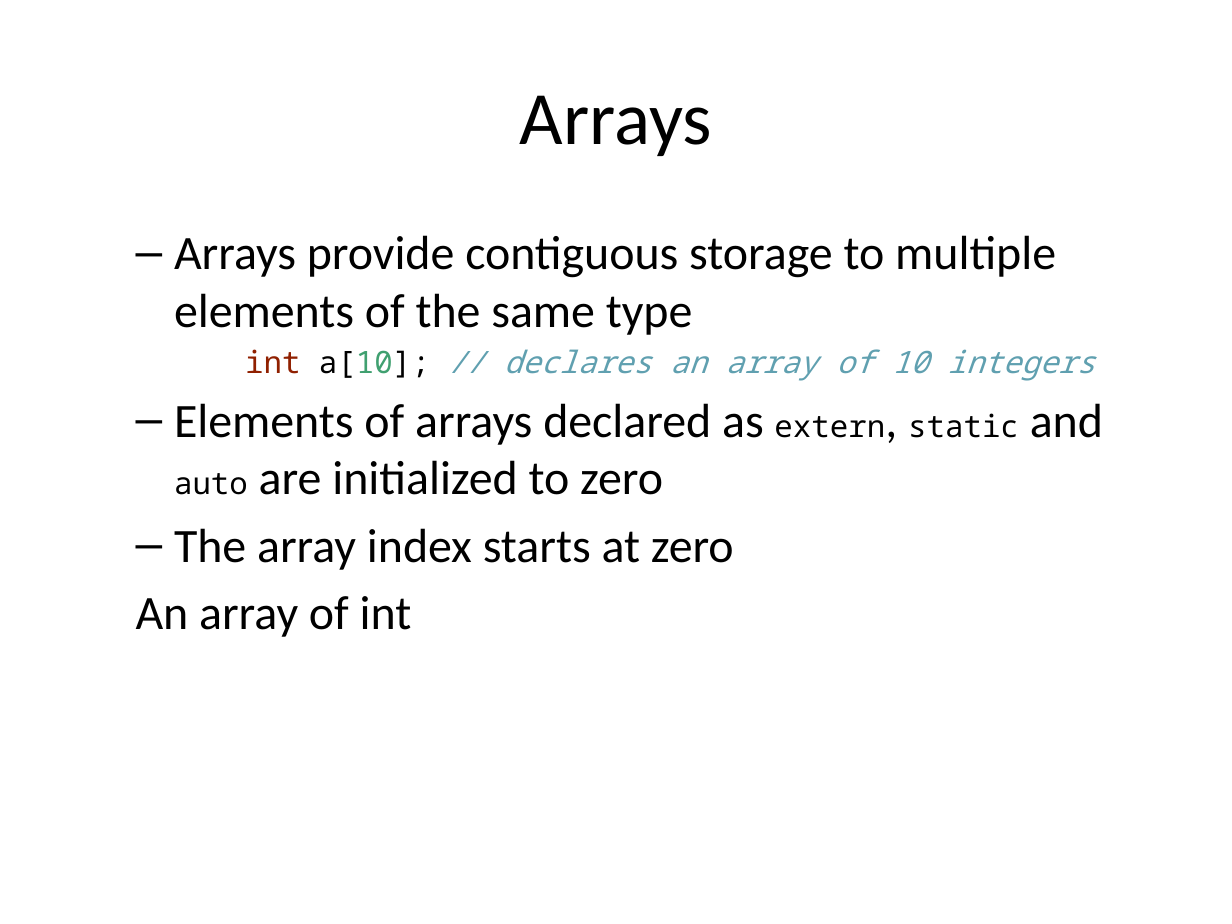
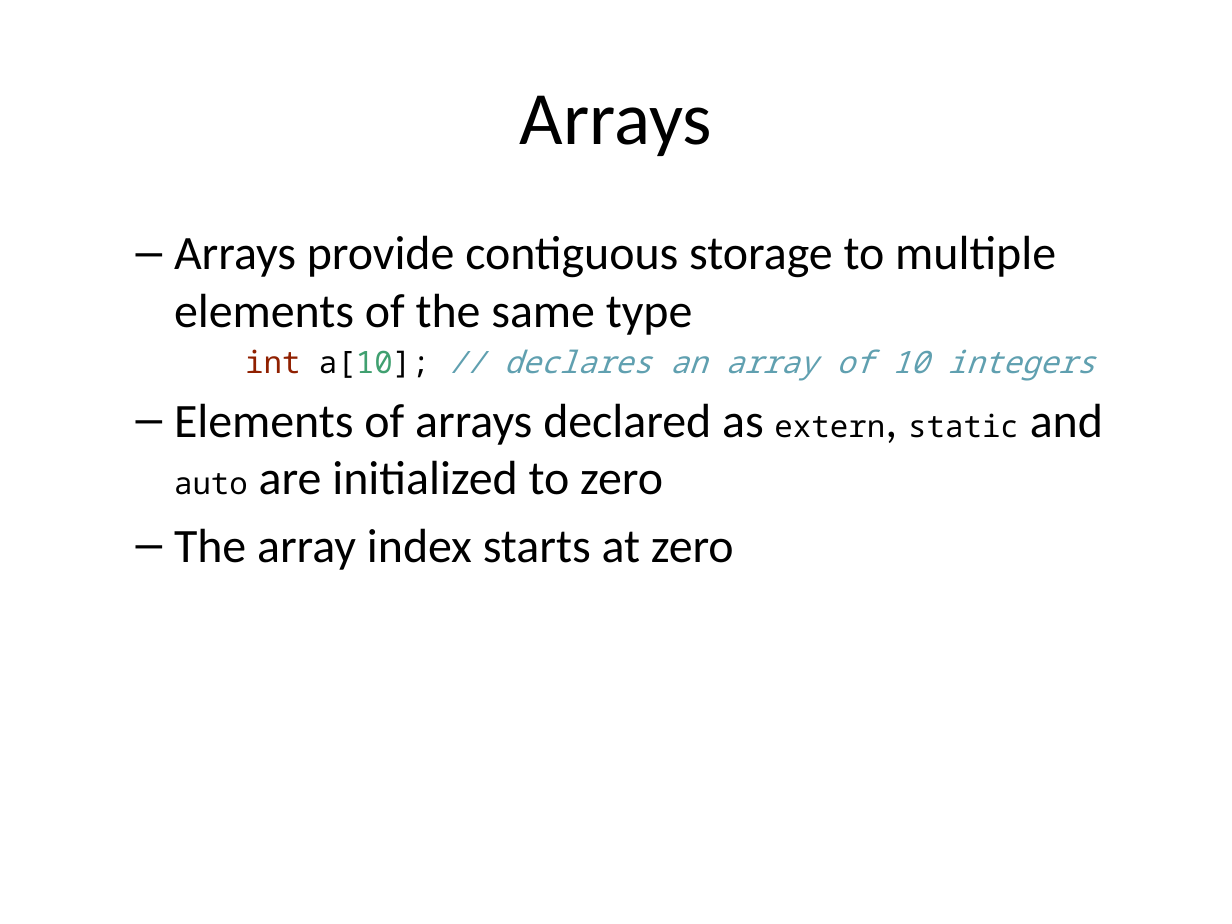
Before and after one commit to tewarid/course-c, a slide deck: slide 93 of slides.pptx (slide 91 before the commit). Drawn at 1232x924 pixels with LibreOffice and Linux fonts; fonts in the diff are those of the drawing. Boxes give left, top, right and bottom in pixels: in the first picture for what was removed or moved away, otherwise in the second. Text is boxed around its words. In the diff, an @@ line names an element or a change of style, - is before the commit and + after.

```diff
--- a/slides.pptx
+++ b/slides.pptx
@@ text at (x1=136, y1=596, x2=412, y2=637): paragraph removed @@
-  An array of int
```
Also in this commit, not shown: 8 other slides changed, 2 slides added, 2 slides removed, 14 other files.
